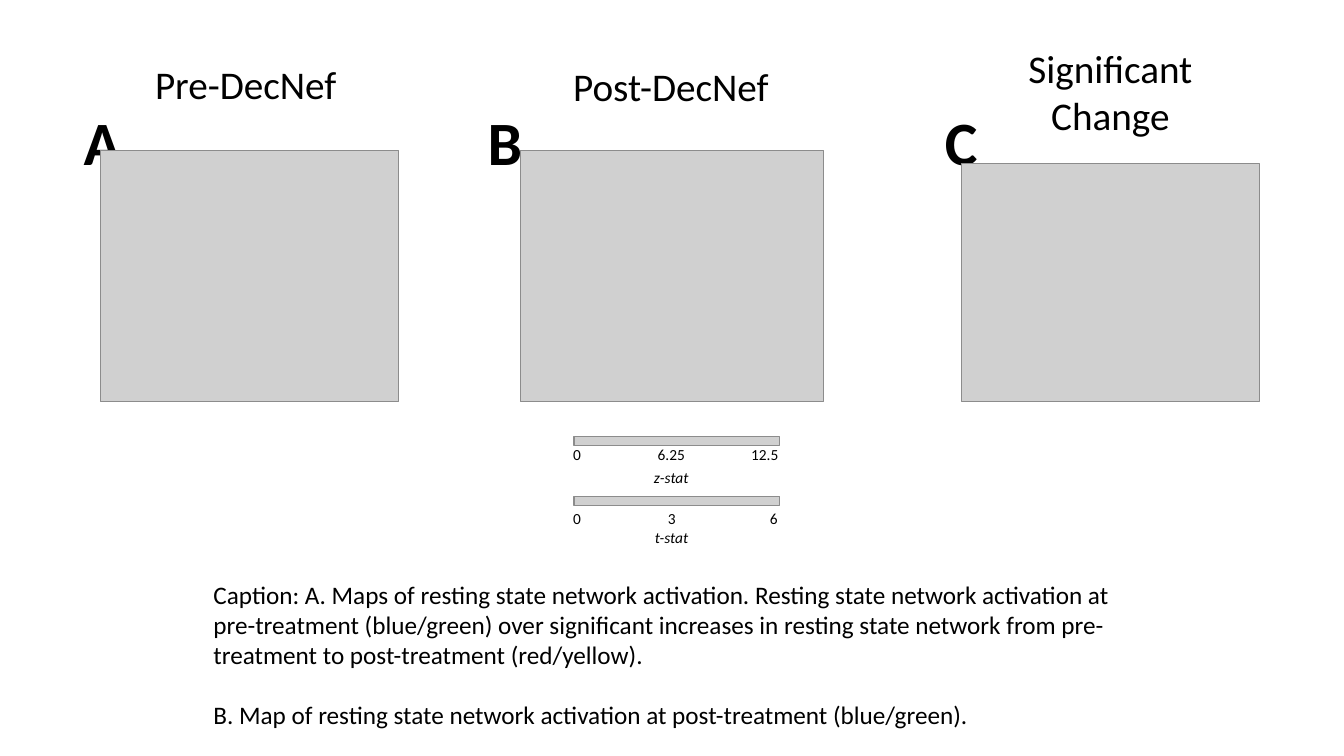
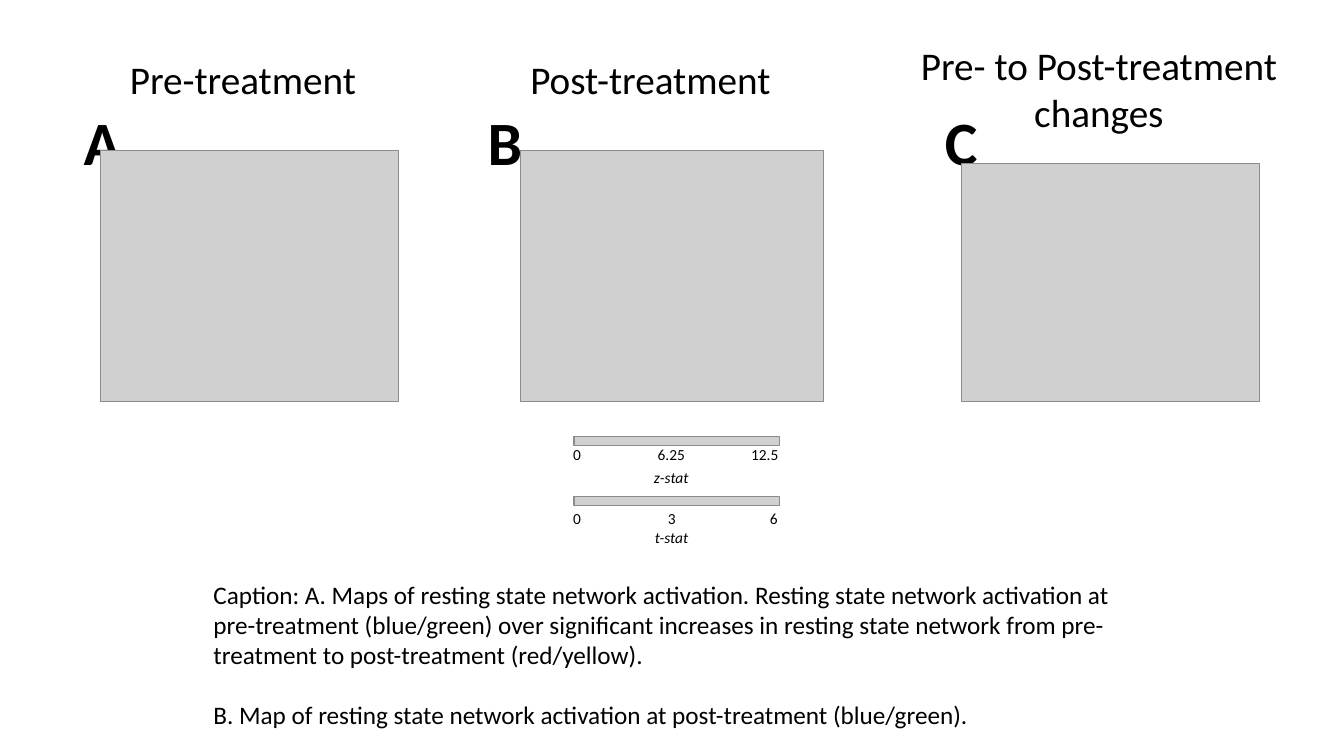
Before and after one commit to fsleyes/restingstate, a slide deck: slide 1 of restingstate_figures.pptx. Drawn at 1344x756 pixels with LibreOffice and Linux fonts; fonts in the diff are those of the drawing; grey boxes stand for pictures. Boxes give left, top, right and bottom in pixels: in the first picture for what was removed or moved away, otherwise in the second. Text is boxed around its words. In the diff, an @@ line names an element or a change of style, - is before the commit and + after.

```diff
--- a/restingstate_figures.pptx
+++ b/restingstate_figures.pptx
@@ text at <box>921,55,1277,134</box>: text changed @@
-Significant Change
+Pre- to Post-treatment changes
@@ text at <box>130,69,356,95</box>: text changed @@
-Pre-DecNef
+Pre-treatment
@@ text at <box>530,69,770,95</box>: text changed @@
-Post-DecNef
+Post-treatment
```
Also in this commit, not shown: 1 other file.
